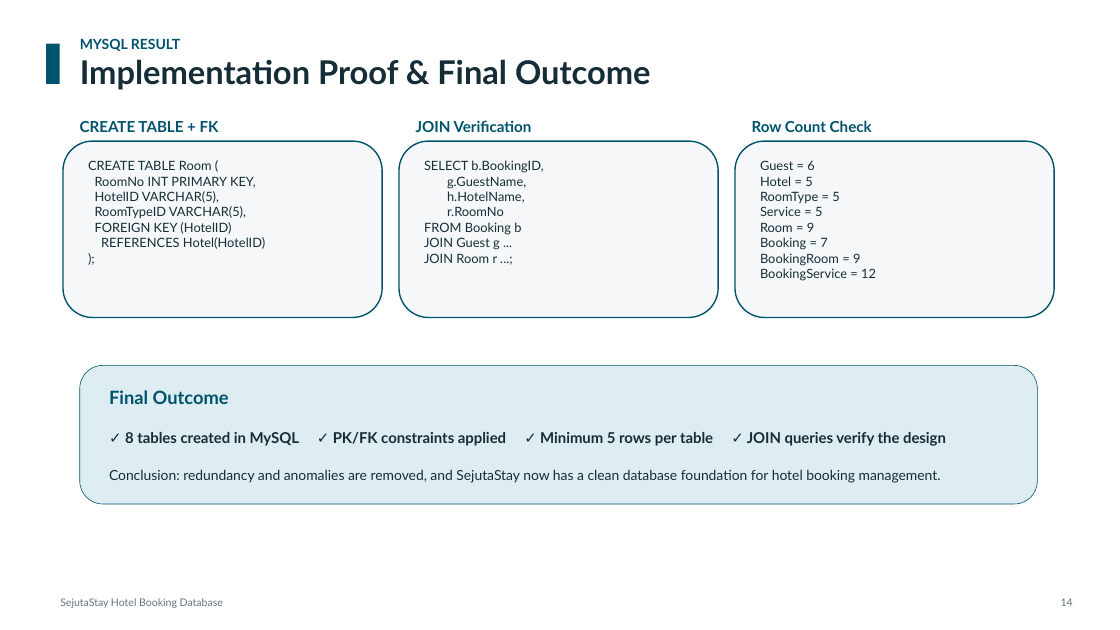
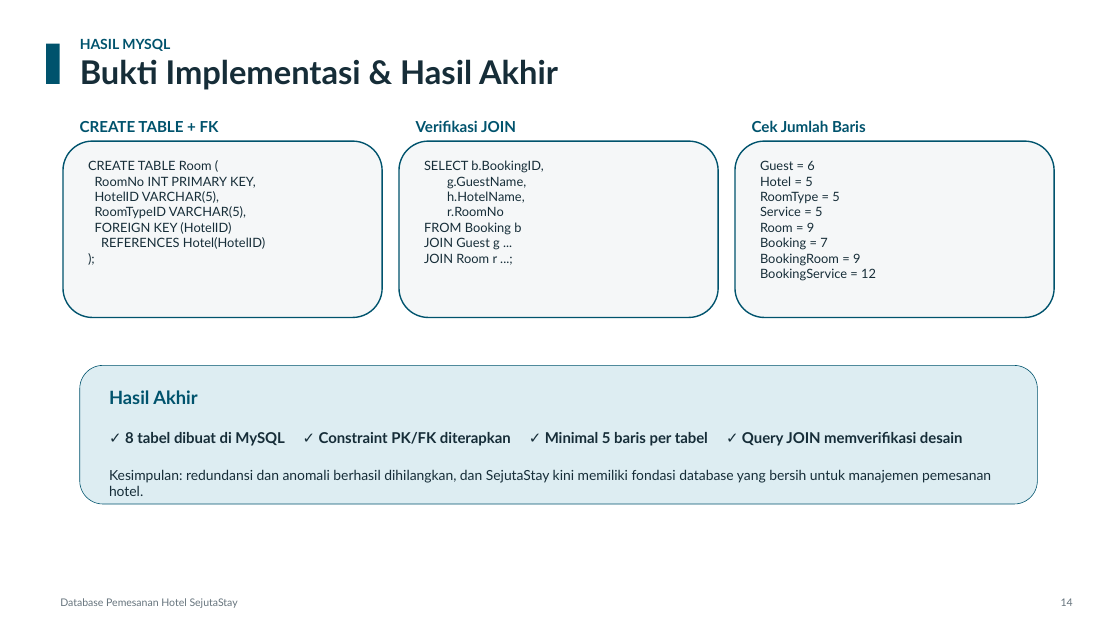
Before and after one commit to steffenkwik/Database-Project, a slide deck: slide 14 of Submission/(sub) SejutaStay_Presentation.pptx. Drawn at 1120x630 pixels with LibreOffice and Linux fonts; fonts in the diff are those of the drawing. Boxes give left, top, right and bottom in pixels: in the first picture for what was removed or moved away, otherwise in the second. Text is boxed around its words. In the diff, an @@ line names an element or a change of style, - is before the commit and + after.

```diff
--- a/Submission/(sub) SejutaStay_Presentation.pptx
+++ b/Submission/(sub) SejutaStay_Presentation.pptx
@@ text at [80,38,558,90]: text changed @@
-MYSQL RESULT
-Implementation Proof & Final Outcome
+HASIL MYSQL
+Bukti Implementasi & Hasil Akhir
@@ text at [416,120,516,132]: text changed @@
-JOIN Verification
+Verifikasi JOIN
@@ text at [752,120,866,132]: text changed @@
-Row Count Check
+Cek Jumlah Baris
@@ text at [109,390,197,404]: text changed @@
-Final Outcome
+Hasil Akhir
@@ text at [125,432,963,446]: text changed @@
-✓ 8 tables created in MySQL ✓ PK/FK constraints applied ✓ Minimum 5 rows per table ✓ JOIN queries verify the design
+✓ 8 tabel dibuat di MySQL ✓ Constraint PK/FK diterapkan ✓ Minimal 5 baris per tabel ✓ Query JOIN memverifikasi desain
@@ text at [109,469,991,496]: text changed @@
-Conclusion: redundancy and anomalies are removed, and SejutaStay now has a clean database foundation for hotel booking management.
+Kesimpulan: redundansi dan anomali berhasil dihilangkan, dan SejutaStay kini memiliki fondasi database yang bersih untuk manajemen pemesanan hotel.
@@ text at [60,598,238,608]: text changed @@
-SejutaStay Hotel Booking Database
+Database Pemesanan Hotel SejutaStay
```
Also in this commit, not shown: 14 other slides changed, 2 other files.
